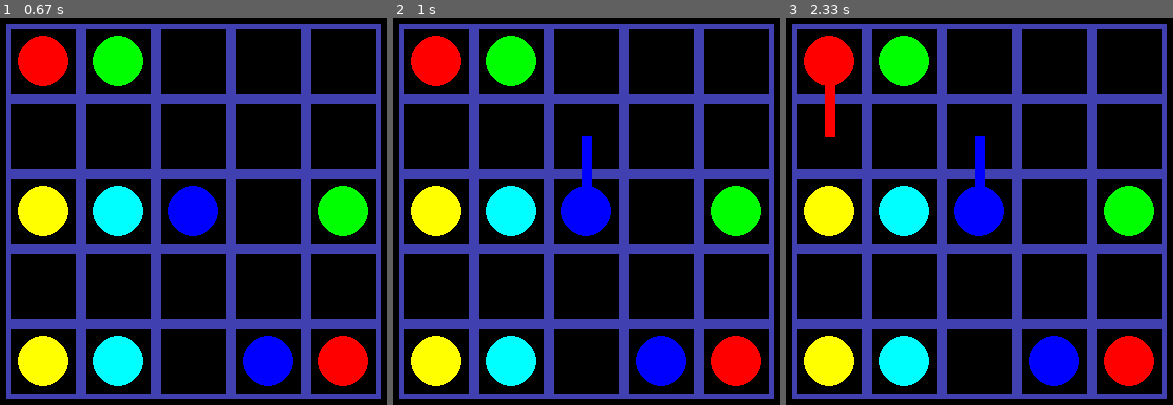
Above: before the commit, frames 1-3 (left to right).
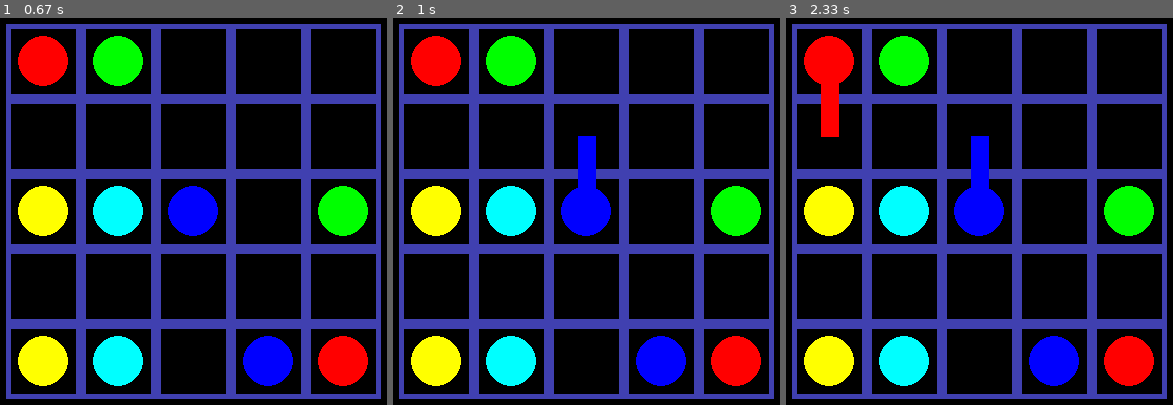
Above: after the commit, the same moments.

Repository: edvinalestig/flow-pygame
Game: pygame game, started from main.py
Same seed, same stepped clock (60 frames per second), same inputs: the game is played once before the commit and once after it.
Inputs (mouse positions are in pixels of both pictures, inside the frame that each line leads up to):
- Up to frame 1 (0.67 s): press the mouse at (197, 246) at 0.37 s; move the mouse to (131, 230) at 0.47 s; release the mouse at (65, 215) at 0.6 s
- Up to frame 2 (1 s): press the mouse at (590, 246) at 0.7 s; move the mouse to (609, 161) at 0.8 s; release the mouse at (632, 72) at 0.93 s
- Up to frame 3 (2.33 s): press the mouse at (828, 60) at 2.03 s; move the mouse to (828, 83) at 2.13 s; release the mouse at (828, 110) at 2.27 s

Frame 1 is identical in both runs. In frame 2, 0.3% of the frame differs, in the area x 47-53%, y 30-44%; in frame 3, 0.6%, in the area x 9-53%, y 17-44%.

Commit message:
Removed unnecessary self.game.xx

Diff:
--- a/graphicsManager.py
+++ b/graphicsManager.py
@@ -46,6 +46,7 @@
         tile1Centre = self.logic.centrePoints[tile1]
         tile2Centre = self.logic.centrePoints[tile2]
 
-        width = 10
+        width = self.length/4
+        width = math.floor(width)
         rect = pygame.draw.line(self.logic.screen, colour, tile1Centre, tile2Centre, width)
         self.logic.filledTiles[tile2] = True
--- a/main.py
+++ b/main.py
@@ -1,4 +1,4 @@
-import pygame, sys, json, math
+import pygame, sys, json
 import levels, mouseManager, graphicsManager
 
 
@@ -93,6 +93,12 @@
         self.graphicsManager.drawLine(tile1, tile2, colour)
 
 
+    def reloadBoard(self):
+        # When a new connection is added, reload the board to show new lines.
+        # When a connection is removed it becomes easier to remove the line.
+        pass
+
+
 
 
 
--- a/mouseManager.py
+++ b/mouseManager.py
@@ -25,12 +25,12 @@
                     for array in self.game.statics:
                         if array[0] == i:
                             self.mousePressed = True
-                            if self.game.dev: print("Mouse pressed at a static tile")
+                            if self.game.dev: print("Mouse pressed on a static tile")
 
-                            self.game.selectedColour = array[1]
-                            if self.game.dev: print("Selected colour:", self.game.selectedColour)
+                            self.selectedColour = array[1]
+                            if self.game.dev: print("Selected colour:", self.selectedColour)
 
-                            self.game.changedTiles = []
+                            self.changedTiles = []
 
                             return
                     if self.game.filledTiles[i]:
@@ -53,23 +53,22 @@
                             neighbourTile = True
                         elif i == self.lastSelectedTile - 1:
                             neighbourTile = True
-                        elif i == self.lastSelectedTile + self.game.height:
+                        elif i == self.lastSelectedTile + self.game.width:
                             neighbourTile = True
-                        elif i == self.lastSelectedTile - self.game.height:
+                        elif i == self.lastSelectedTile - self.game.width:
                             neighbourTile = True
 
                         if neighbourTile:
                             try:
-                                self.game.changedTiles.index(i)
+                                self.changedTiles.index(i)
                                 return
 
                             except ValueError:
-                                self.game.changedTiles.append(i)
+                                self.changedTiles.append(i)
 
                             if self.game.dev: print("Tile changed:", i)
 
-                            self.game.drawLine(self.lastSelectedTile, i, self.game.selectedColour)
+                            self.game.drawLine(self.lastSelectedTile, i, self.selectedColour)
 
-                            #self.game.fillTile(colour=self.game.selectedColour, index=i)
                             self.lastSelectedTile = i
                         return
